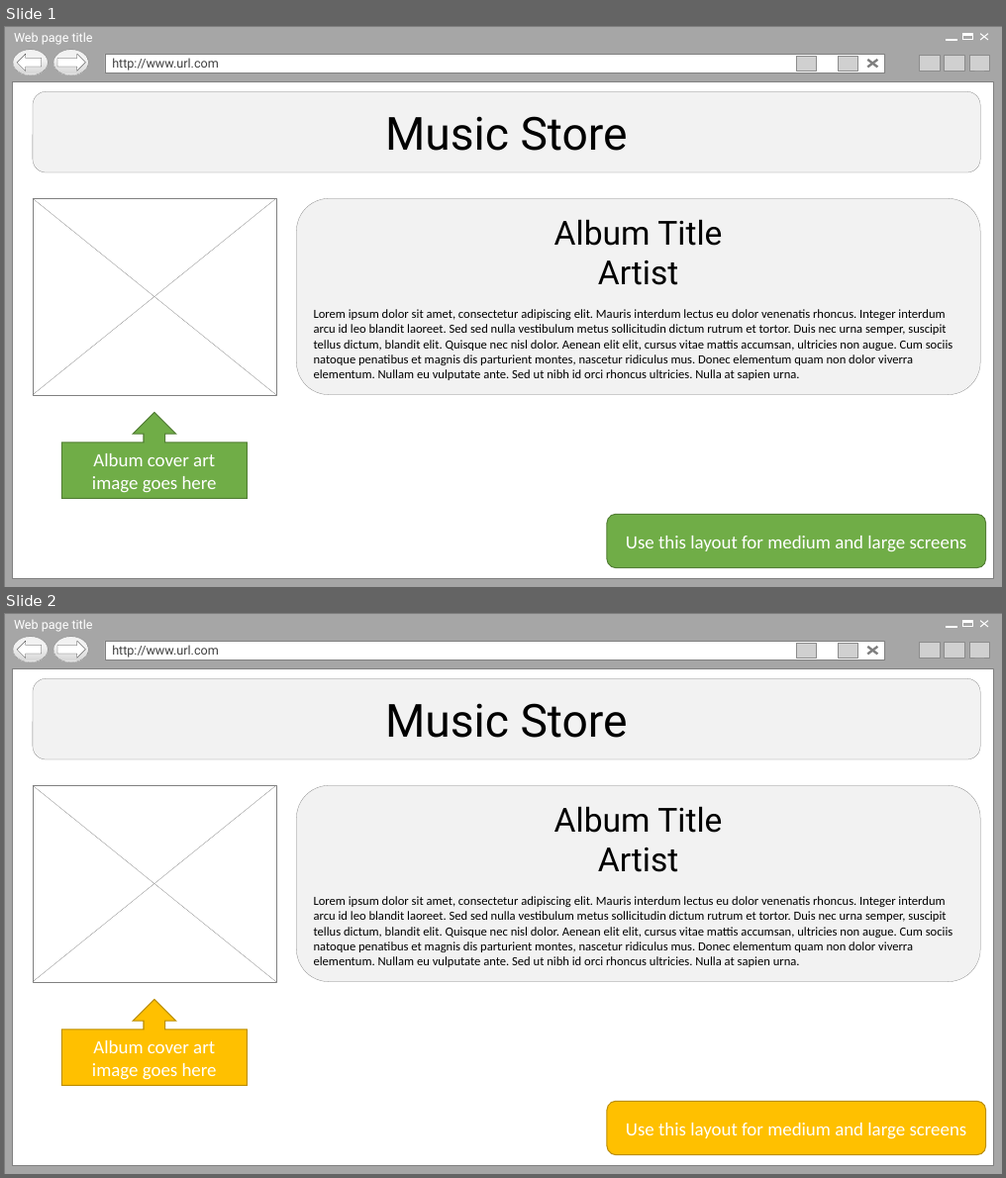
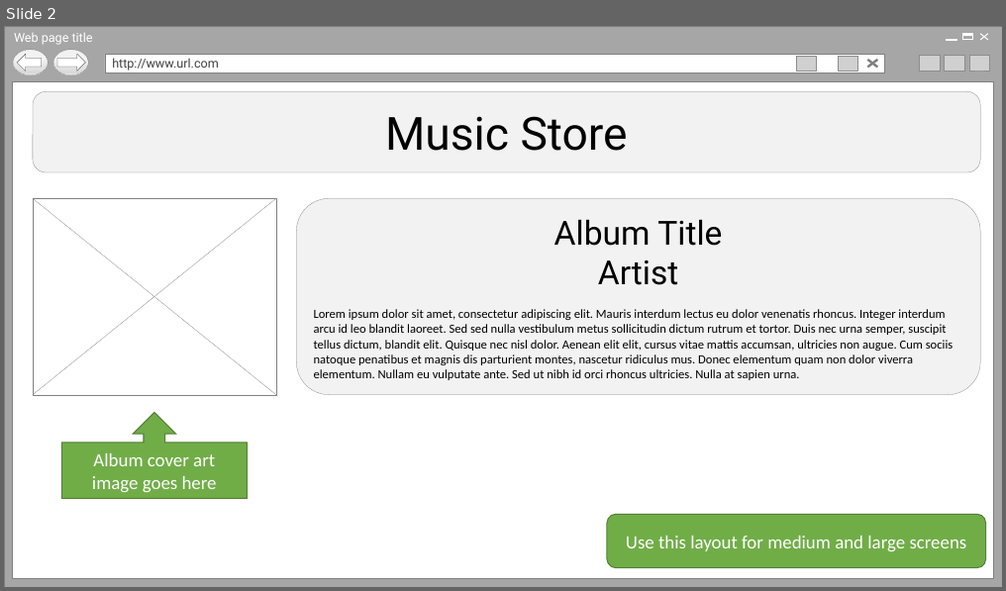
Before and after one commit to zmy/Bootstrap-edX, a slide deck: Resources/Lab One.pptx. Shown one above the other, each under a label of ours: slides 1 and 2 before the commit, slide 2 after it. The pictures are 1006x1178 and 1006x591 pixels, drawn with LibreOffice and Linux fonts; fonts in the diff are those of the drawing; grey boxes stand for pictures; background and template pictures are left out. Boxes give left, top, right and bottom in pixels: in the first picture for what was removed or moved away, otherwise in the second. Text is boxed around its words. In the diff, an @@ line names an element or a change of style, - is before the commit and + after.

```diff
--- a/Resources/Lab One.pptx
+++ b/Resources/Lab One.pptx
@@ slide 2 removed at bbox=[4, 613, 1002, 1174], background #FFFFFF @@
@@ group removed at bbox=[4, 613, 1002, 1174]: 6 rectangles, 5 pictures, 4 lines, 2 ellipses, 1 text, 1 left arrow, 1 right arrow @@
-Web page title
-http://www.url.com
@@ rounded rectangle removed at bbox=[33, 679, 980, 760] @@
-Music Store
@@ rectangle removed at bbox=[33, 786, 275, 982] @@
@@ line removed from (33, 786) to (276, 982) @@
@@ line removed from (33, 982) to (276, 786) @@
@@ rounded rectangle removed at bbox=[297, 786, 981, 982] @@
-Album Title
-Artist
-Lorem ipsum dolor sit amet, consectetur adipiscing elit. Mauris interdum lectus eu dolor venenatis rhoncus. Integer interdum arcu id leo blandit laoreet. Sed sed nulla vestibulum metus sollicitudin dictum rutrum et tortor. Duis nec urna semper, suscipit tellus dictum, blandit elit. Quisque nec nisl dolor. Aenean elit elit, cursus vitae mattis accumsan, ultricies non augue. Cum sociis natoque penatibus et magnis dis parturient montes, nascetur ridiculus mus. Donec elementum quam non dolor viverra elementum. Nullam eu vulputate ante. Sed ut nibh id orci rhoncus ultricies. Nulla at sapien urna.
@@ up arrow callout removed at bbox=[61, 1000, 247, 1086] @@
-Album cover art image goes here
@@ rounded rectangle removed at bbox=[607, 1102, 986, 1156] @@
-Use this layout for medium and large screens
@@ what was slide 1 is now slide 2 @@
```
Also in this commit, not shown: 1 slide added, 11 other files.
